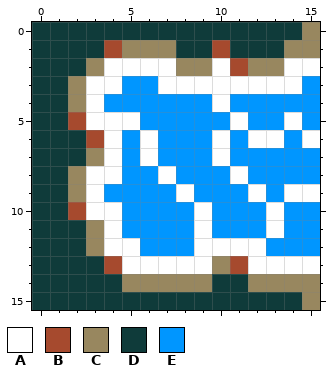
File history of a pixel-art file, ProjectMicro/Assets/Art/Tiles/Water_E.aseprite. The picture above is the old version.
16x16 pixels, 1 frame.
Palette (. is transparent): A #ffffff  B #a64a2e  C #98875f  D #0f3b3a  E #0096ff
Pixels before, first column x 0:
 0 DDDDDDDDDDDDDDDC
 1 DDDDBCCCDDBDDDCC
 2 DDDCAAAACCABCCAA
 3 DDCAAEEAAAAAAAAE
 4 DDCAEEEEEEAEEEEE
 5 DDBAAAEEEEEAEEAE
 6 DDDBAEAEEEAEAAEA
 7 DDDCAEAEEEAEEEEE
 8 DDCAAEEAEEEAEEEE
 9 DDCAEEEEAEEEAEAA
10 DDBAAEEEEAEEEAEE
11 DDDCAEEEEAEEEAEE
12 DDDCAAEEEAAAAEEE
13 DDDDBAAAAACBAAAA
14 DDDDDCCCCCDDCCCC
15 DDDDDDDDDDDDDDDC
The same view after the edit:
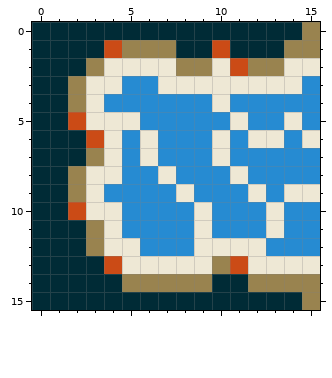
The edit:
colour A: #ffffff -> #eee8d5
colour B: #a64a2e -> #cb4b16
colour C: #98875f -> #99834f
colour D: #0f3b3a -> #002b36
colour E: #0096ff -> #268bd2
